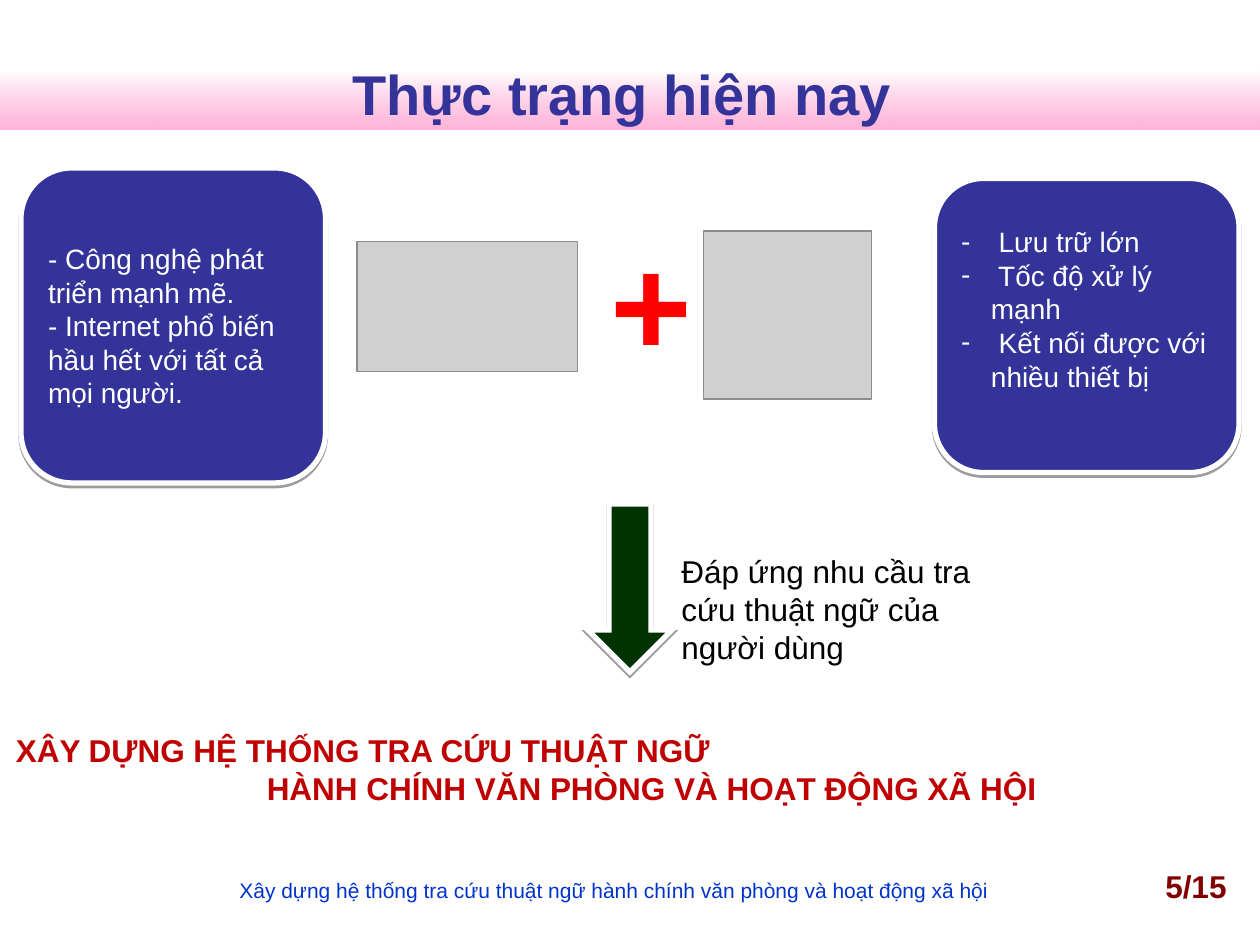
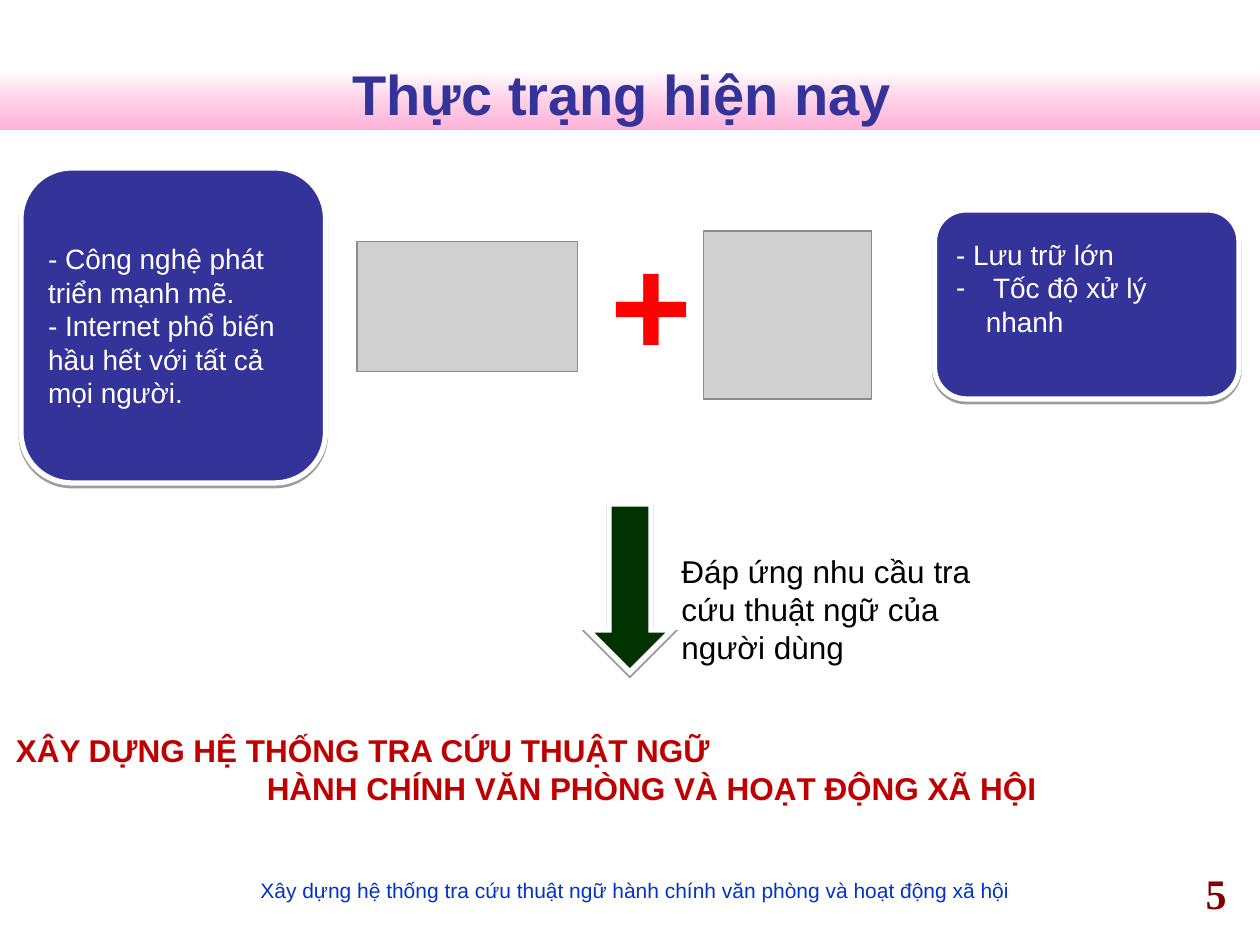
Before and after one commit to nguyentk90/tra-cuu-thuat-ngu-hanh-chinh, a slide deck: slide 5 of Documents/slideN2013.ppt. Drawn at 1260x945 pixels with LibreOffice and Linux fonts; fonts in the diff are those of the drawing; grey boxes stand for pictures; background and template pictures are left out. Boxes give left, top, right and bottom in pixels: in the first picture for what was removed or moved away, otherwise in the second. Text is boxed around its words. In the diff, an @@ line names an element or a change of style, - is before the commit and + after.

```diff
--- a/Documents/slideN2013.ppt
+++ b/Documents/slideN2013.ppt
@@ rounded rectangle "- Lưu trữ lớn": place and size @@
-rounded rectangle "- Lưu trữ lớn" at (935,179,1240,472)
+rounded rectangle "- Lưu trữ lớn" at (935,210,1240,399)
@@ text in rounded rectangle at (973,244,1146,333): text changed @@
-– Lưu trữ lớn
-– Tốc độ xử lý mạnh
-– Kết nối được với nhiều thiết bị
+- Lưu trữ lớn
+– Tốc độ xử lý nhanh
@@ text "Xây dựng hệ thống tra ...": place and size @@
-text "Xây dựng hệ thống tra ..." at (239,882,988,903)
+text "Xây dựng hệ thống tra ..." at (260,882,1009,903)
@@ page number at (1206,881,1227,910): text changed; size 18 to 24 pt; font Arial to Times New Roman @@
-5/15
+5
```
Also in this commit, not shown: 14 other slides changed, 2 slides added, 3 slides removed, 1 other file.
